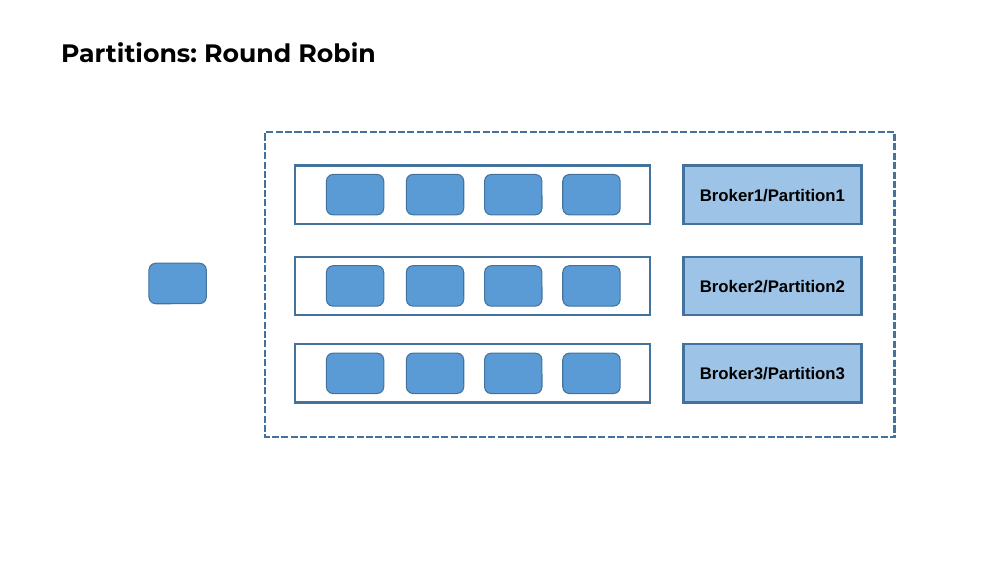
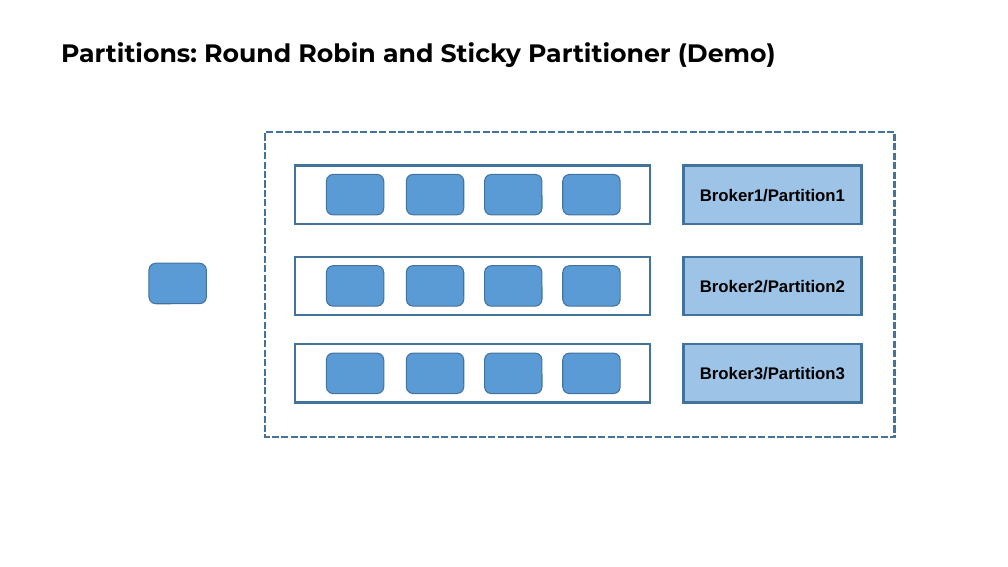
Before and after one commit to ngoctd314/tech-talk, a slide deck: slide 6 of kafka/slide.pptx. Drawn at 1008x567 pixels with LibreOffice and Linux fonts; fonts in the diff are those of the drawing. Boxes give left, top, right and bottom in pixels: in the first picture for what was removed or moved away, otherwise in the second. Text is boxed around its words. In the diff, an @@ line names an element or a change of style, - is before the commit and + after.

```diff
--- a/kafka/slide.pptx
+++ b/kafka/slide.pptx
@@ title at box(61, 42, 776, 67): text changed @@
-Partitions: Round Robin
+Partitions: Round Robin and Sticky Partitioner (Demo)
```
Also in this commit, not shown: 7 other slides changed, 21 slides added, 6 slides removed, 4 other files.
